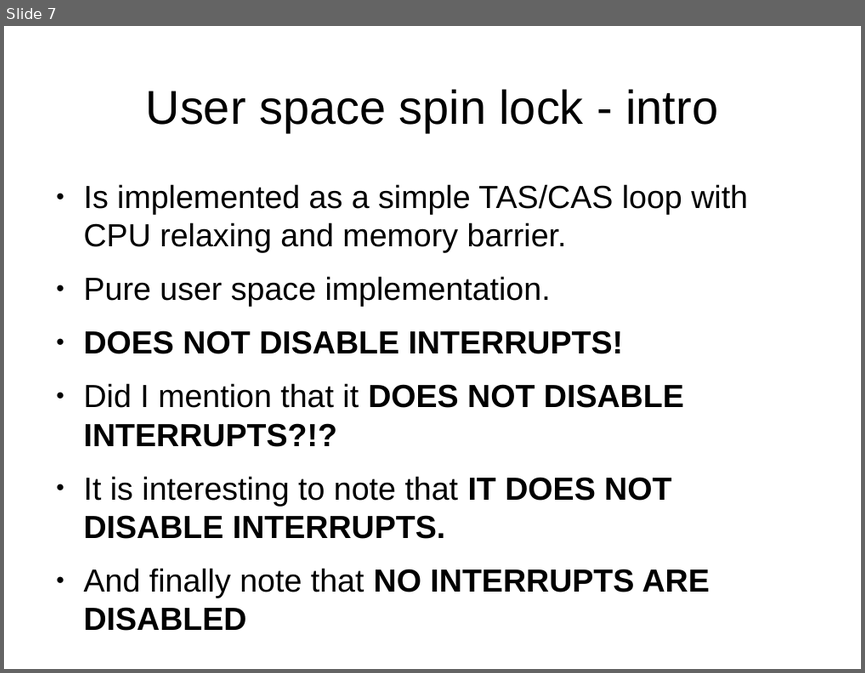
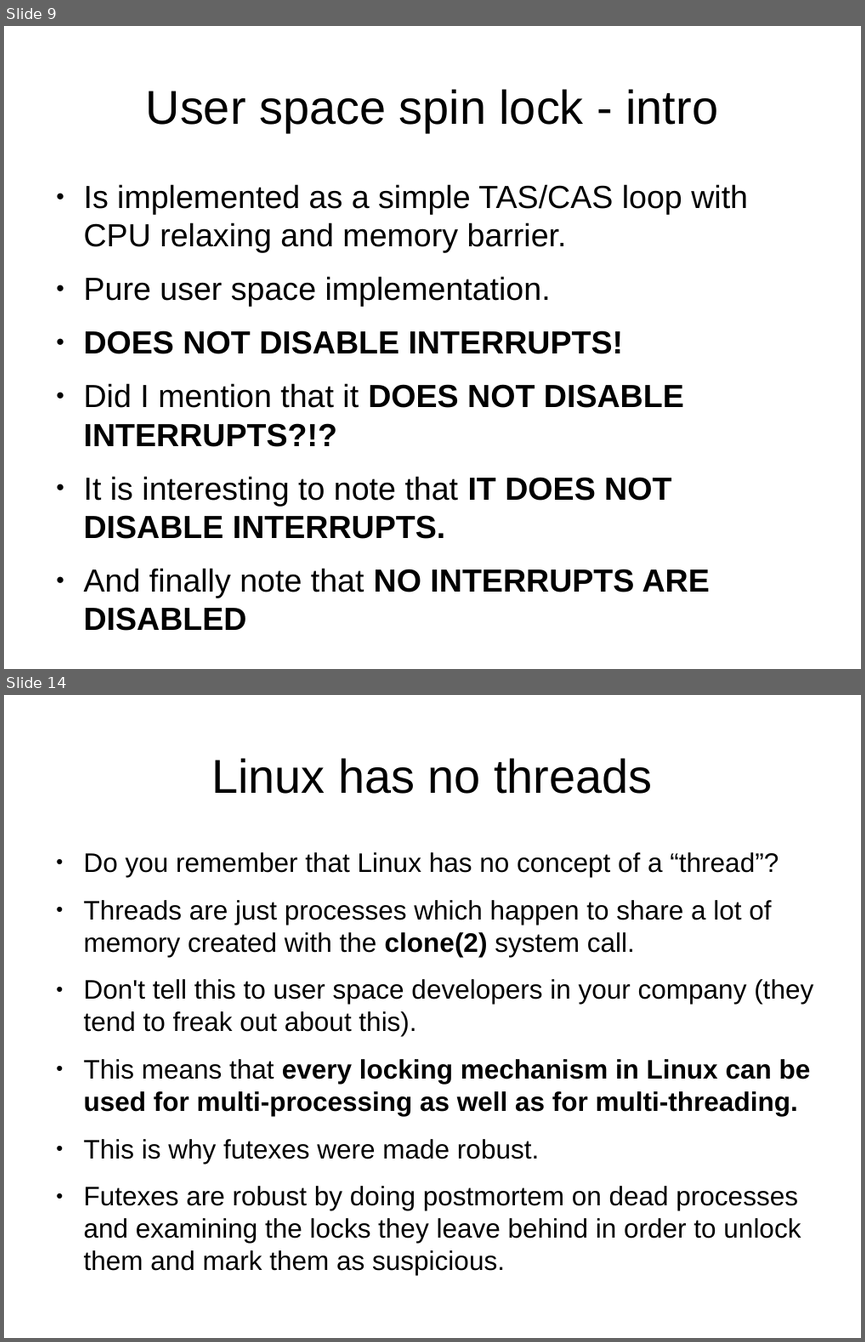
Before and after one commit to kalmuthu/slides, a slide deck: odp/linux/locking.odp. Shown one above the other, each under a label of ours: slide 7 before the commit, slides 9 and 14 after it; the slides between them are not shown. The pictures are 865x673 and 865x1342 pixels, drawn with LibreOffice and Linux fonts; fonts in the diff are those of the drawing. Boxes give left, top, right and bottom in pixels: in the first picture for what was removed or moved away, otherwise in the second. Text is boxed around its words. In the diff, an @@ line names an element or a change of style, - is before the commit and + after.

Commit message:
new version of locking

```diff
--- a/odp/linux/locking.odp
+++ b/odp/linux/locking.odp
@@ slide 14 added at box(4, 695, 861, 1338), background #FFFFFF @@
@@ title added at box(211, 758, 652, 794), 44 pt, text #000000 @@
+Linux has no threads
@@ text added at box(84, 852, 813, 1275), 24.8 pt, text #000000 @@
+● Do you remember that Linux has no concept of a “thread”?
+● Threads are just processes which happen to share a lot of memory created with the clone(2) system call.
+● Don't tell this to user space developers in your company (they tend to freak out about this).
+● This means that every locking mechanism in Linux can be used for multi-processing as well as for multi-threading.
+● This is why futexes were made robust.
+● Futexes are robust by doing postmortem on dead processes and examining the locks they leave behind in order to unlock them and mark them as suspicious.
@@ what was slide 7 is now slide 9 @@
```
Also in this commit, not shown: 7 slides changed, 16 other slides added.
